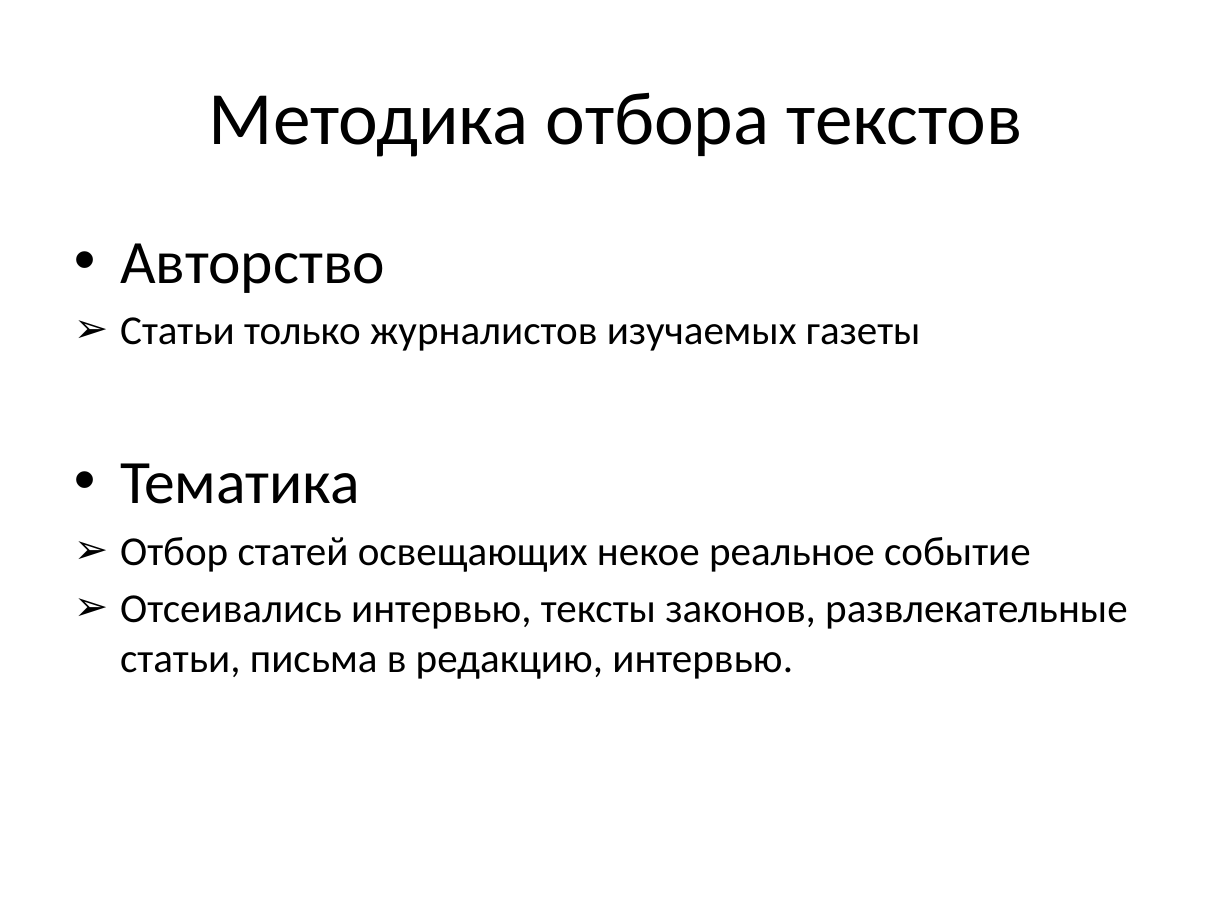
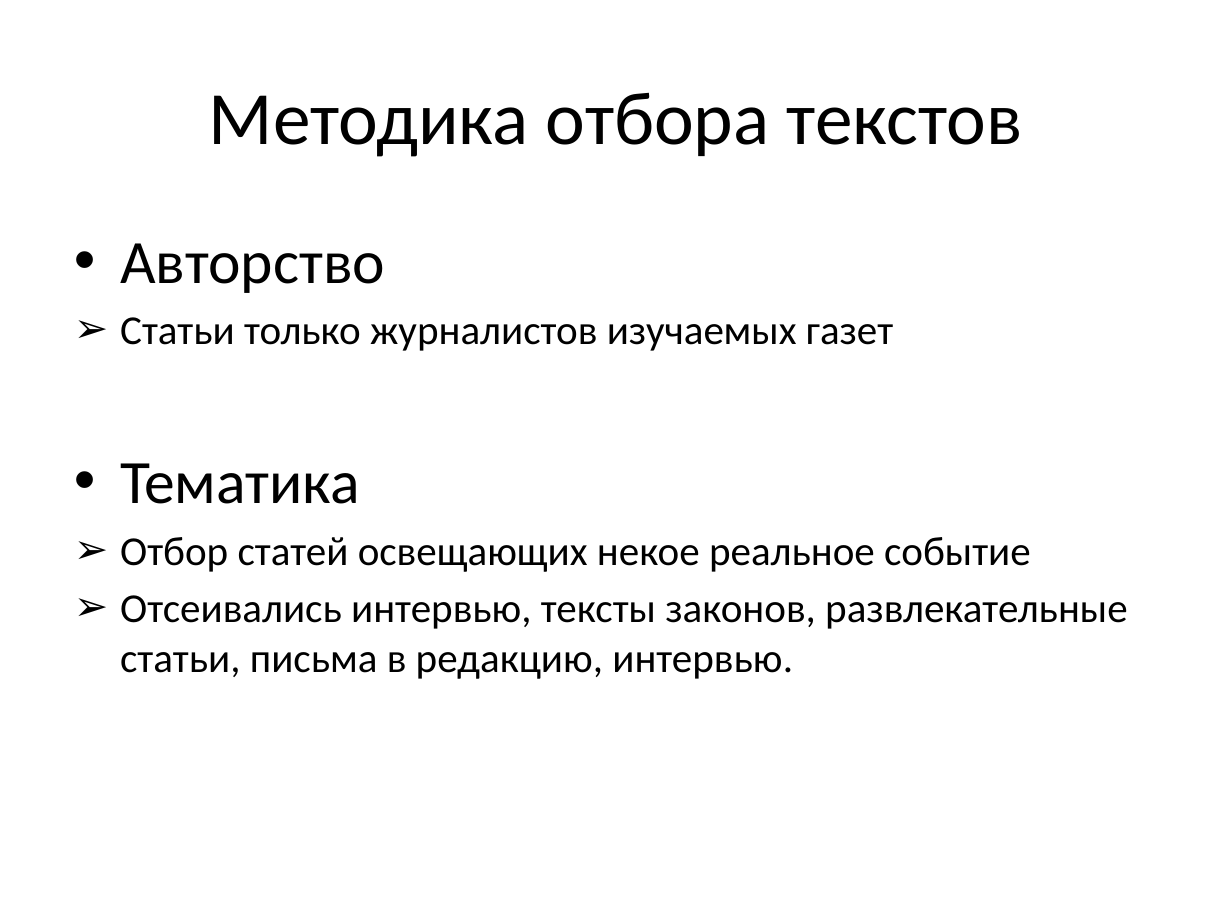
Before and after one commit to arassadin/hse_ling, a slide deck: slide 5 of ng_rg_presentation.pptx. Drawn at 1232x924 pixels with LibreOffice and Linux fonts; fonts in the diff are those of the drawing. Boxes give left, top, right and bottom in pixels: in the first picture for what was removed or moved away, otherwise in the second. Text is boxed around its words. In the diff, an @@ line names an element or a change of style, - is before the commit and + after.

```diff
--- a/ng_rg_presentation.pptx
+++ b/ng_rg_presentation.pptx
@@ text at (120,317,893,351): text changed @@
-➢ Статьи только журналистов изучаемых газеты
+➢ Статьи только журналистов изучаемых газет
```
Also in this commit, not shown: 1 other slide changed.
